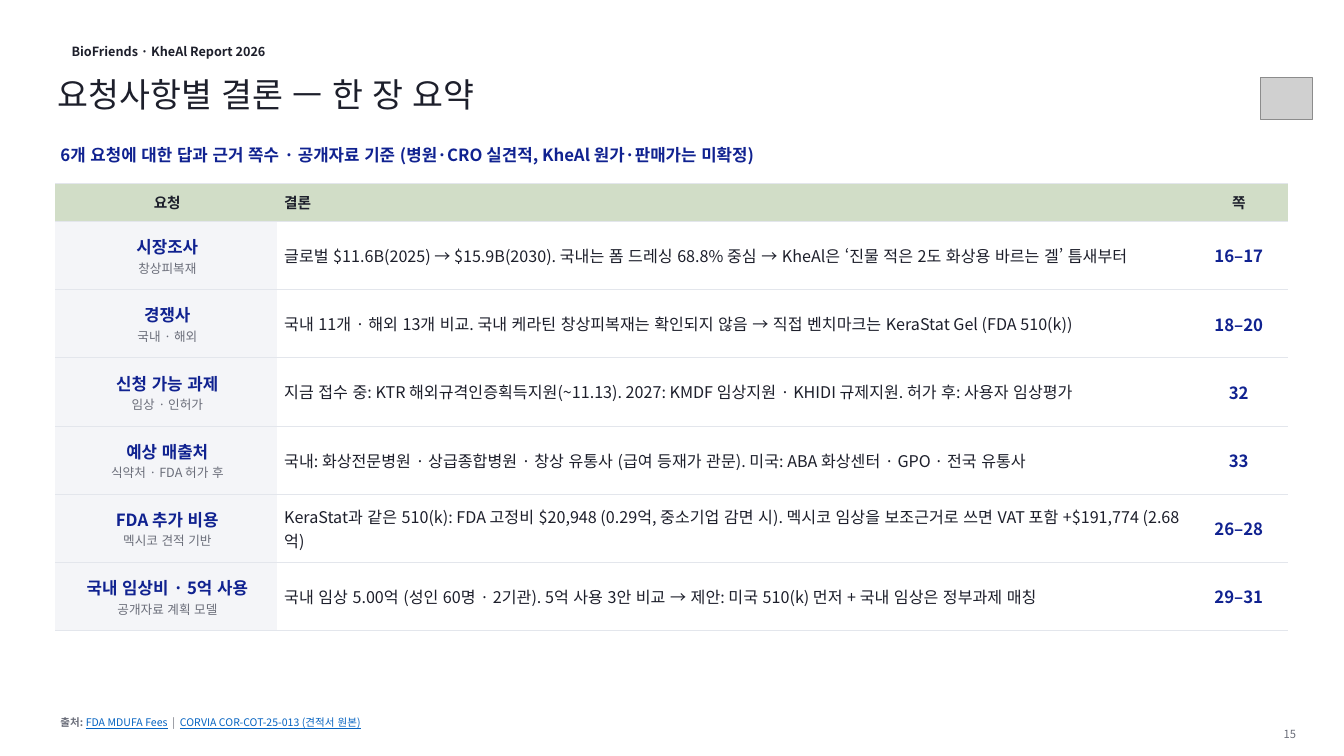
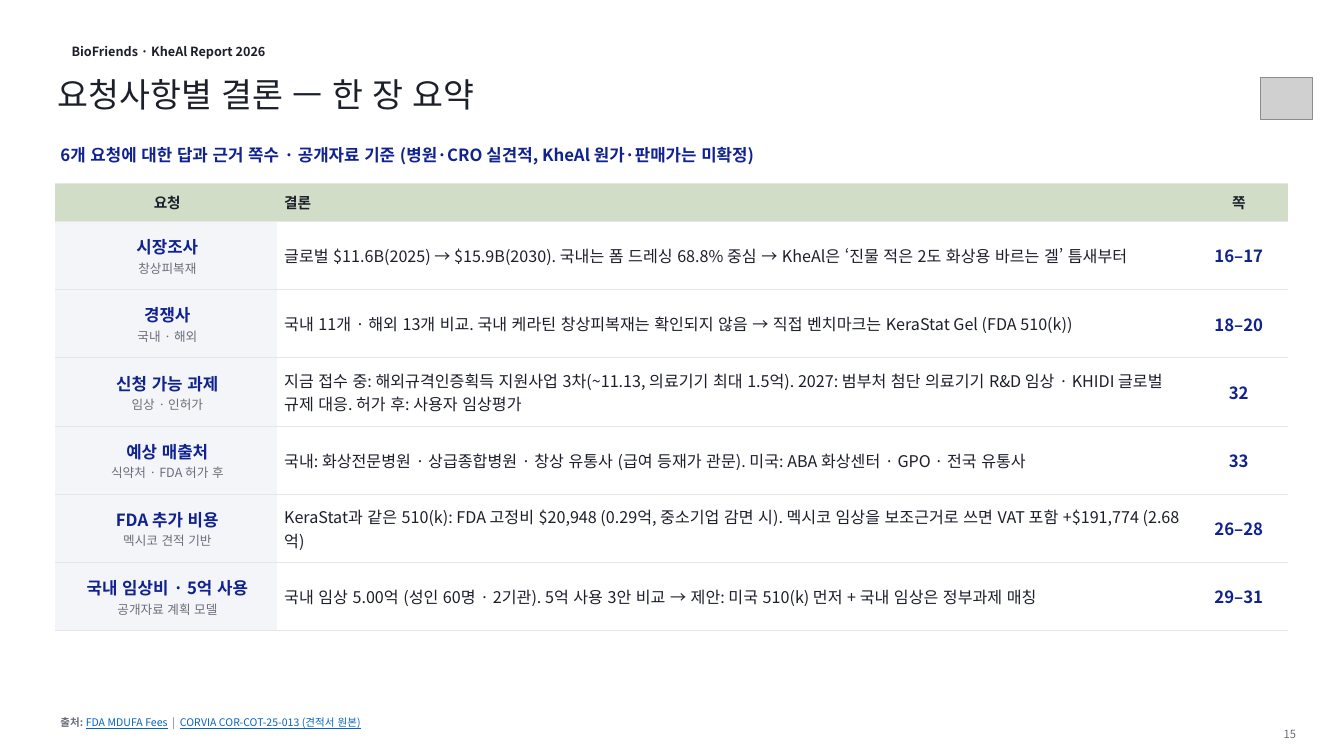
Before and after one commit to velcreativity/bio, a slide deck: slide 1 of presentation/BioFriends_KheAl_15-34_제품소개템플릿_20261026.pptx. Drawn at 1344x756 pixels with LibreOffice and Linux fonts; fonts in the diff are those of the drawing; grey boxes stand for pictures; background and template pictures are left out. Boxes give left, top, right and bottom in pixels: in the first picture for what was removed or moved away, otherwise in the second. Text is boxed around its words. In the diff, an @@ line names an element or a change of style, - is before the commit and + after.

```diff
--- a/presentation/BioFriends_KheAl_15-34_제품소개템플릿_20261026.pptx
+++ b/presentation/BioFriends_KheAl_15-34_제품소개템플릿_20261026.pptx
@@ table at (55, 184, 1289, 631) @@
-row 4, column 2: 지금 접수 중: KTR 해외규격인증획득지원(~11.13). 2027: KMDF 임상지원 · KHIDI 규제지원. 허가 후: 사용자 임상평가
+row 4, column 2: 지금 접수 중: 해외규격인증획득 지원사업 3차(~11.13, 의료기기 최대 1.5억). 2027: 범부처 첨단 의료기기 R&D 임상 · KHIDI 글로벌 규제 대응. 허가 후: 사용자 임상평가
```
Also in this commit, not shown: 2 other slides changed.
